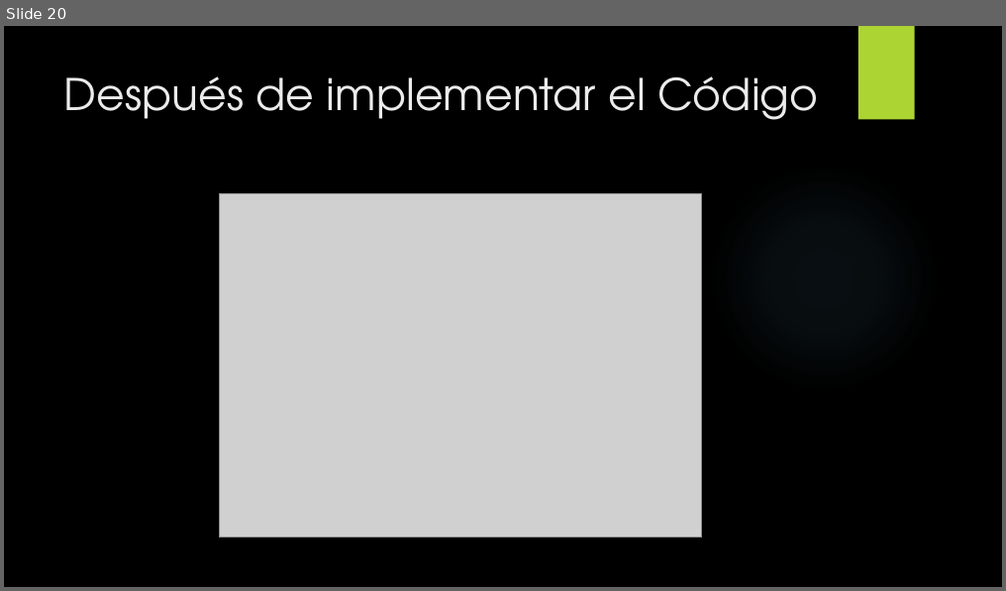
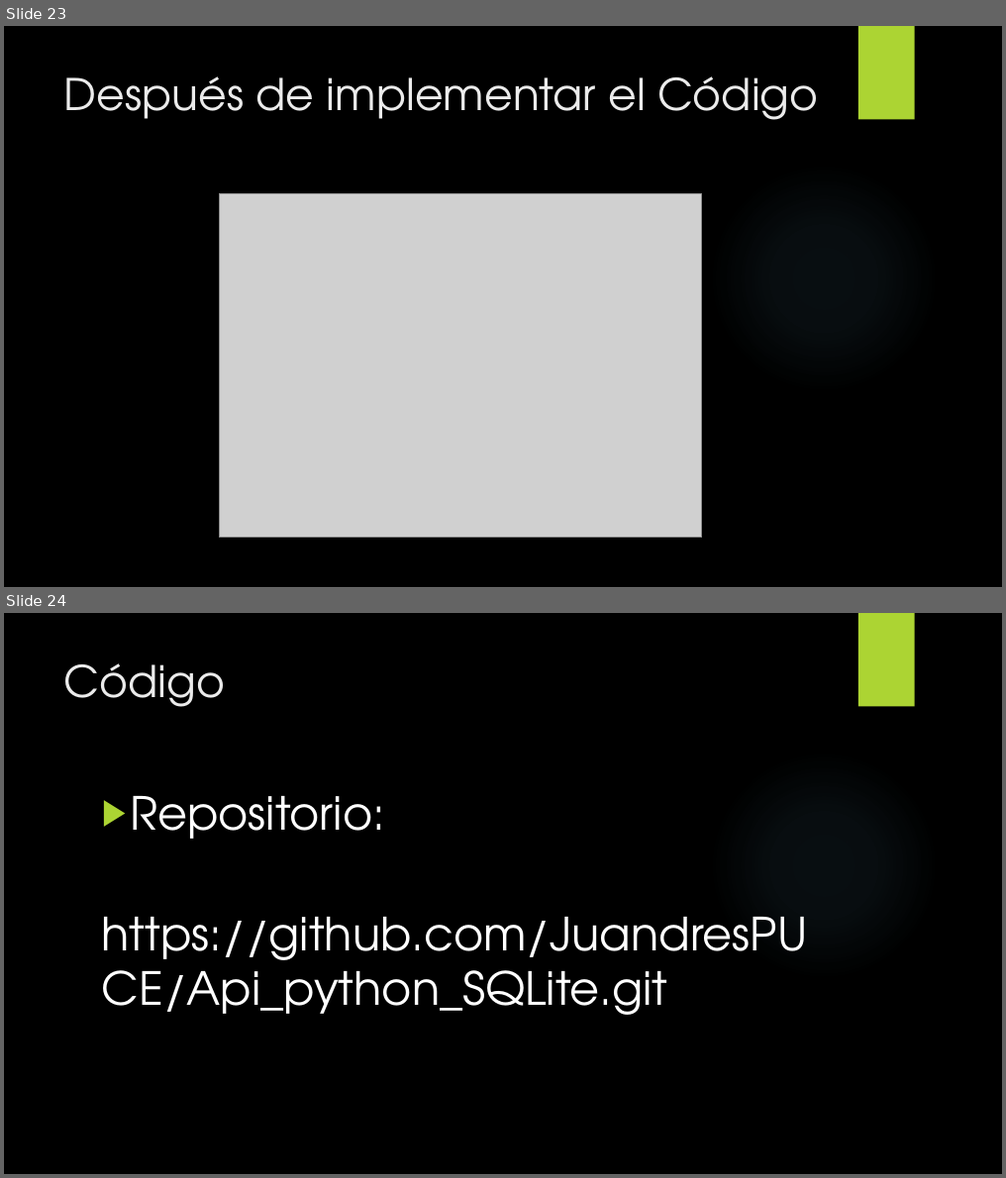
Before and after one commit to JuandresPUCE/Api_python_SQLite, a slide deck: Python-JWT.pptx. Shown one above the other, each under a label of ours: slide 20 before the commit, slides 23 and 24 after it. The pictures are 1006x591 and 1006x1178 pixels, drawn with LibreOffice and Linux fonts; fonts in the diff are those of the drawing; grey boxes stand for pictures; background and template pictures are left out. Boxes give left, top, right and bottom in pixels: in the first picture for what was removed or moved away, otherwise in the second. Text is boxed around its words. In the diff, an @@ line names an element or a change of style, - is before the commit and + after.

```diff
--- a/Python-JWT.pptx
+++ b/Python-JWT.pptx
@@ slide 24 added at (4, 613, 1002, 1174), background picture (left out); not listed: 2 template elements that a slide beside it also shows @@
@@ title added at (64, 663, 225, 707), 42 pt, text #EBEBEB @@
+Código
@@ text added at (102, 796, 808, 1015), 44 pt, text #FFFFFF @@
+▶ Repositorio:
+https://github.com/JuandresPUCE/Api_python_SQLite.git
@@ what was slide 20 is now slide 23 @@
```
Also in this commit, not shown: 11 slides changed, 3 other slides added.
